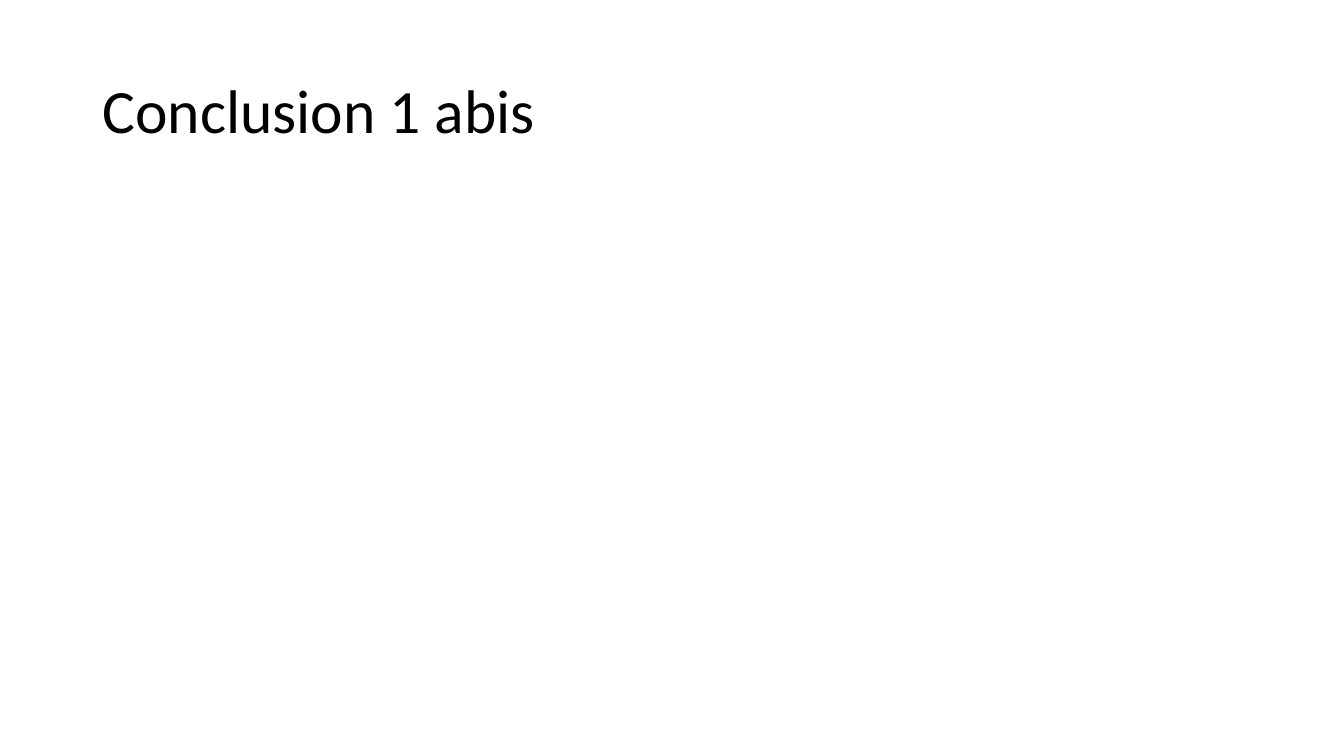
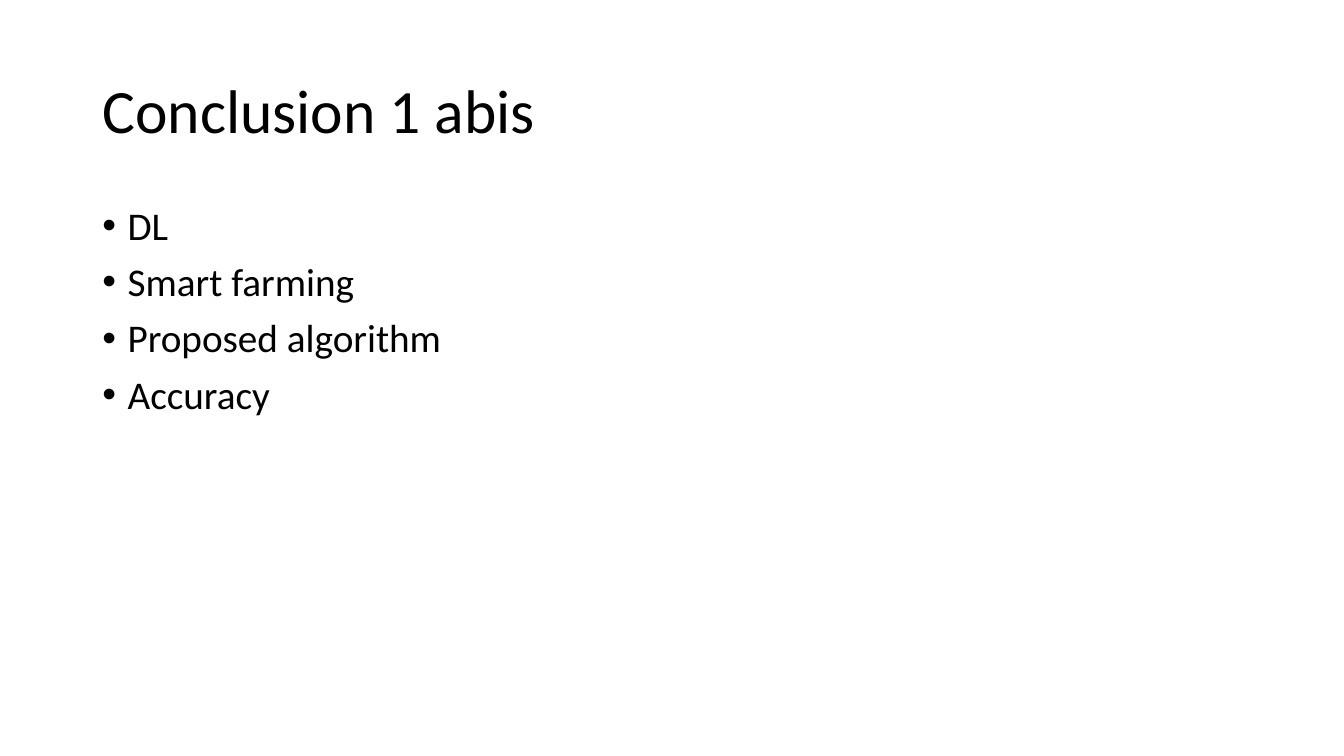
Before and after one commit to SyedMuhammadAbisRizvi/Autonomous-B, a slide deck: slide 8 of Introduction 1 zaf.pptx (slide 7 before the commit). Drawn at 1344x756 pixels with LibreOffice and Linux fonts; fonts in the diff are those of the drawing. Boxes give left, top, right and bottom in pixels: in the first picture for what was removed or moved away, otherwise in the second. Text is boxed around its words. In the diff, an @@ line names an element or a change of style, - is before the commit and + after.

```diff
--- a/Introduction 1 zaf.pptx
+++ b/Introduction 1 zaf.pptx
@@ text added at [128, 215, 441, 416], 28 pt, text #000000 @@
+• DL
+• Smart farming
+• Proposed algorithm
+• Accuracy
```
Also in this commit, not shown: 6 other slides changed, 1 slide added.
